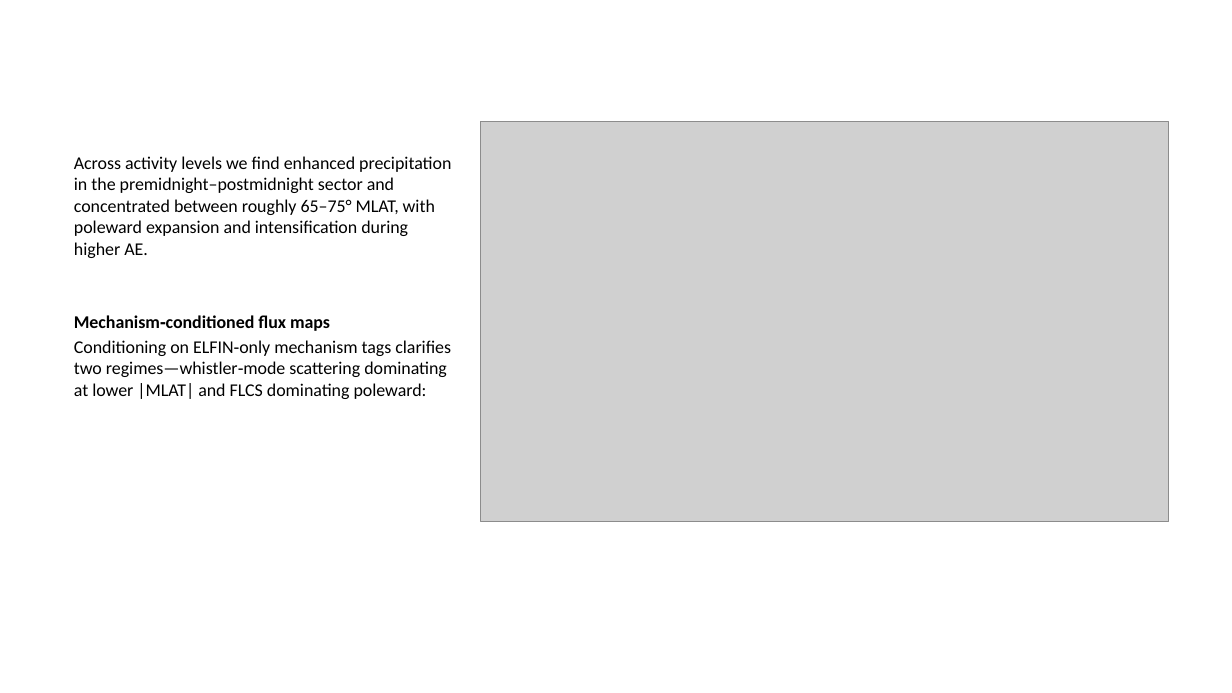
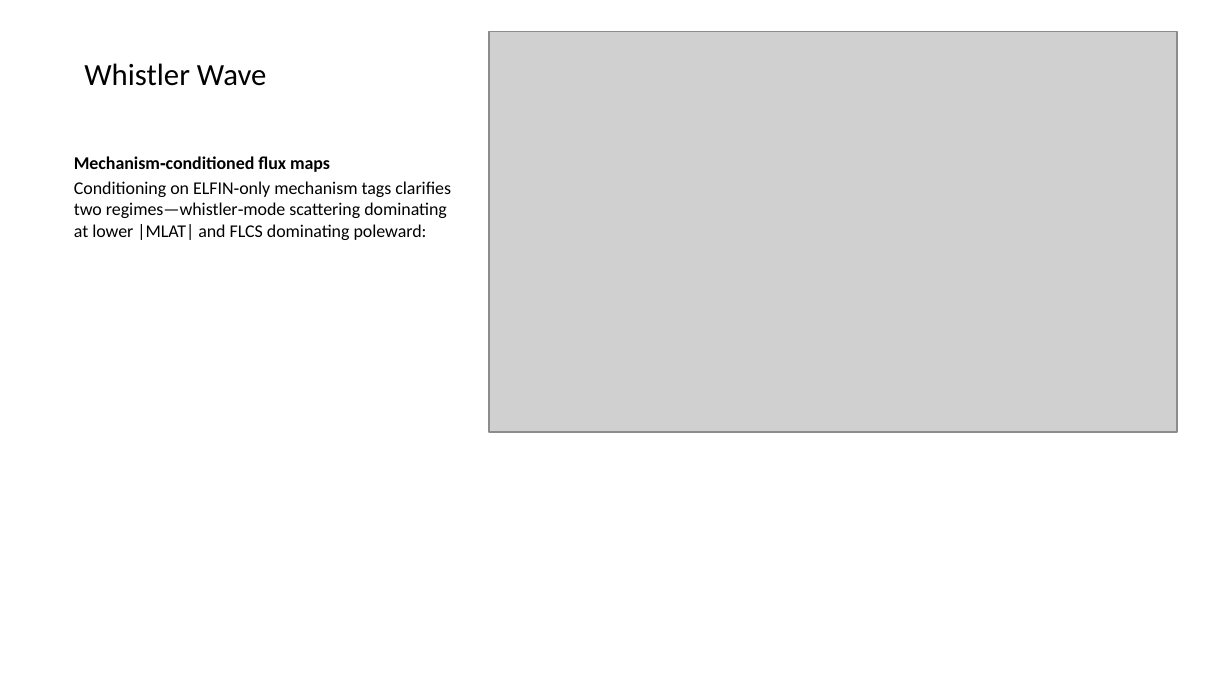
Before and after one commit to Beforerr/dmsp_elfin, a slide deck: slide 10 of files/article.pptx. Drawn at 1232x693 pixels with LibreOffice and Linux fonts; fonts in the diff are those of the drawing; grey boxes stand for pictures. Boxes give left, top, right and bottom in pixels: in the first picture for what was removed or moved away, otherwise in the second. Text is boxed around its words. In the diff, an @@ line names an element or a change of style, - is before the commit and + after.

```diff
--- a/files/article.pptx
+++ b/files/article.pptx
@@ picture: place and size @@
-picture at box(480, 122, 1168, 522)
+picture at box(489, 32, 1177, 432)
@@ text added at box(84, 63, 266, 86), 18 pt, text #000000 @@
+Whistler Wave
@@ text at box(74, 156, 451, 258): paragraph removed @@
-Across activity levels we find enhanced precipitation in the premidnight–postmidnight sector and concentrated between roughly 65–75° MLAT, with poleward expansion and intensification during higher AE.
```
Also in this commit, not shown: 7 other slides changed, 2 slides added, 3 slides removed, 1 other file.
